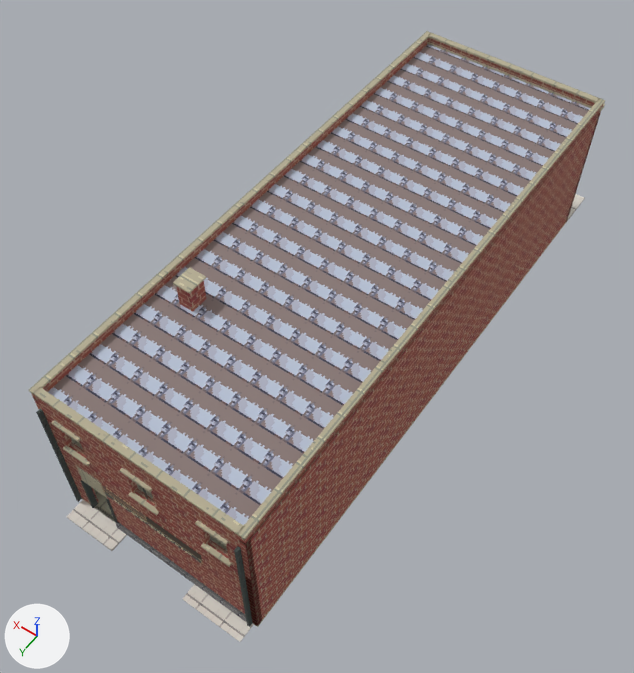
A saved change to the glTF model prototypes/five-and-dime/marlow-1970-far.glb.
Camera for both pictures: a 50 mm camera at (-14.2, 36.8, 34.8) aimed at (0.4, 16.4, 2.7). The lights are fixed; the arrows at lower left show +X, +Y and +Z. The picture after the commit comes second. Objects named as collision shapes, trigger or cutter boxes, shadow casters or lower levels of detail are left out. Where no turn or scale is listed for an object, it has been applied to the vertices. Vertices at exactly the same position are counted once.

In view in the first picture: 'Rear receiving pad', 'building_shell__00', 'building_shell__03', 'building_shell__04', 'building_shell__05', 'lot__00', 'roof_and_parapet__00', 'roof_and_parapet__01', 'roof_and_parapet__02' and 3 more.
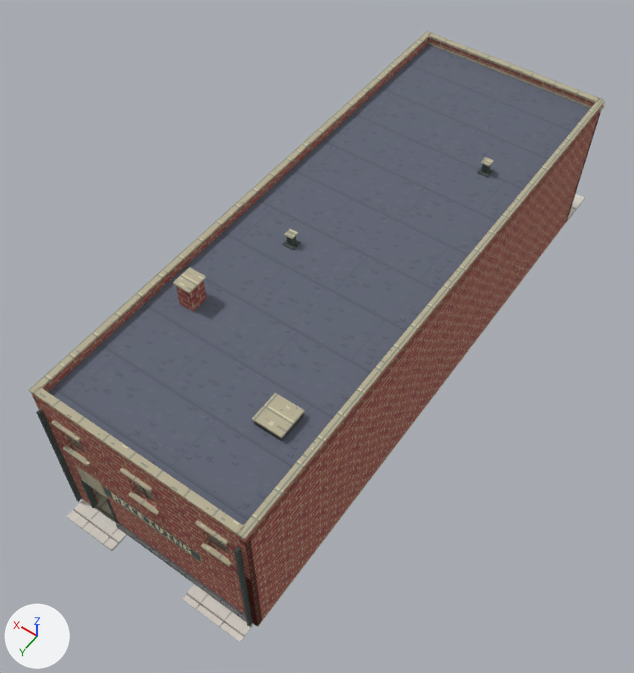
Patch to the scene script:
```diff
--- a/prototypes/five-and-dime/marlow-1970-far.glb.py
+++ b/prototypes/five-and-dime/marlow-1970-far.glb.py
@@ img_membrane @@
+img_membrane = load_image('membrane', '_unpacked/membrane', 128, 128, 'sRGB')
@@ mat_roof_built_up @@
 mat_roof_built_up = principled_material('roof_built_up')
-mat_roof_built_up.texture = img_tar
+mat_roof_built_up.texture = img_membrane
 mat_roof_built_up.roughness = 0.96
@@ me_chimney_coping @@
 # used by ob_roof_and_parapet__01; location = (0.0, 0.0, 0.0)
-me_chimney_coping.from_pydata(...)  # 56 vertices, 84 faces; spans x -5.0..5.0, y -0.3..28.0, z 7.5..9.1
+me_chimney_coping.from_pydata(...)  # 80 vertices, 120 faces; spans x -5.0..5.0, y -0.3..28.0, z 7.5..9.1
+# me_chimney_coping part 1: a new loose piece, a box spanning x -3.67..-2.34, y 22.84..24.22, z 8.04..8.14, in mat_wall_limestone (picture img_limestone)
+# me_chimney_coping part 2: a new loose piece, a box spanning x -2.81..-2.39, y 7.17..7.59, z 8.32..8.39, in mat_wall_limestone (picture img_limestone)
+# me_chimney_coping part 3: a new loose piece, a box spanning x 1.67..2.09, y 15.95..16.37, z 8.32..8.39, in mat_wall_limestone (picture img_limestone)
 me_chimney_coping.materials.append(mat_wall_limestone)
@@ me_continuous_roof_deck @@
 me_continuous_roof_deck.from_pydata(...)  # 8 vertices, 12 faces; spans x -4.9..4.9, y 0.1..27.9, z 7.6..7.8
 # used by ob_roof_and_parapet__02; location = (0.0, 0.0, 0.0)
+# me_continuous_roof_deck part 4: texture (UV) coordinates of 12 of 12 faces, centred in x -4.9..4.9, y 0.1..27.9, z 7.6..7.8, changed; they spanned u -22.5..22.5, v 0.06..22.5 and now span u -5.63..5.63, v 0.02..5.63
 me_continuous_roof_deck.materials.append(mat_roof_built_up)
@@ me_rear_roof_scuttle @@
+me_rear_roof_scuttle.from_pydata(...)  # 40 vertices, 60 faces; spans x -3.6..2.2, y 7.1..24.2, z 7.8..8.3
+me_rear_roof_scuttle.materials.append(mat_detail_frames)  # picture img_iron
@@ ob_roof_and_parapet__03 @@
+ob_roof_and_parapet__03 = bpy.data.objects.new('roof_and_parapet__03', me_rear_roof_scuttle)
+ob_roof_and_parapet__03.location = (0.0, 0.0, 0.0)
```

What differs and where, as boxes [x1, y1, x2, y2] in the pictures (634 x 673 px):
'roof_and_parapet__02', surface changed (darker): [48, 44, 591, 526] in both
'roof_and_parapet__03', added: after [254, 164, 494, 441]
part 1 of me_chimney_coping, added (beige): after [252, 393, 305, 438]
part 2 of me_chimney_coping, added: after [481, 157, 494, 167]
part 3 of me_chimney_coping, added: after [284, 229, 298, 239]
